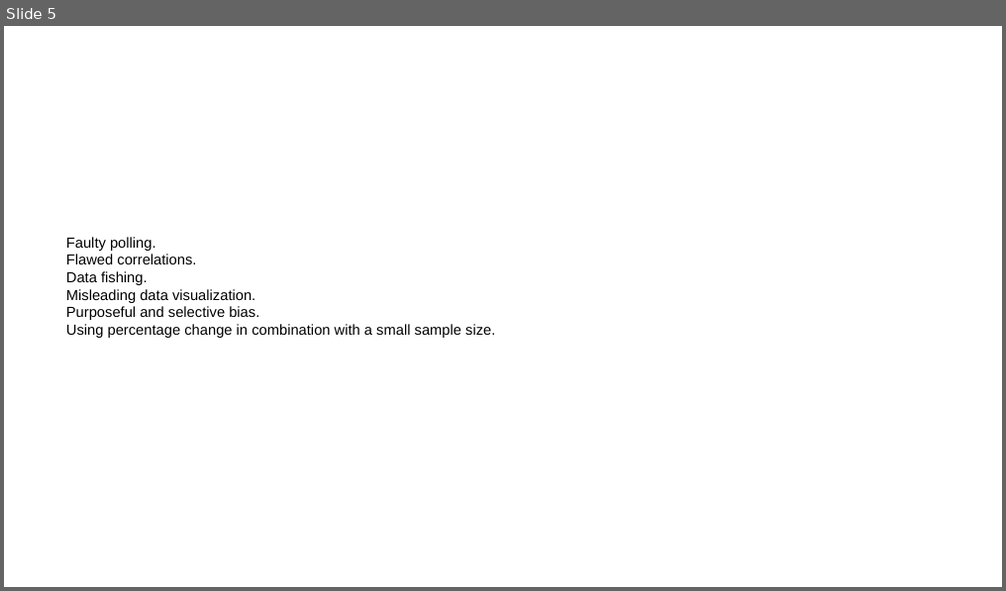
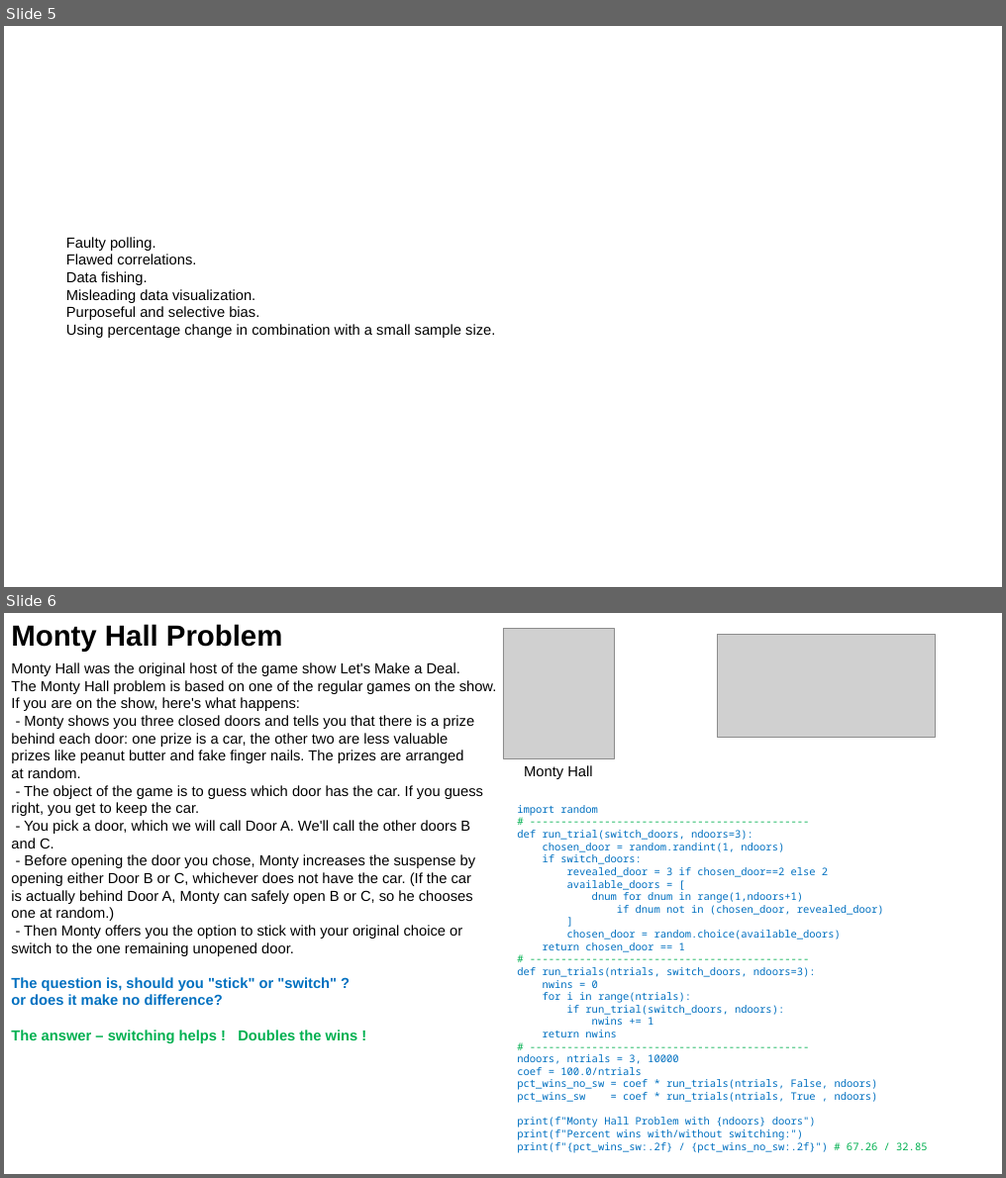
Before and after one commit to lselector/ml_ai_doc, a slide deck: statistics_15_lies_paradoxes.pptx. Shown one above the other, each under a label of ours: slide 5 before the commit, slides 5 and 6 after it. The pictures are 1006x591 and 1006x1178 pixels, drawn with LibreOffice and Linux fonts; fonts in the diff are those of the drawing; grey boxes stand for pictures. Boxes give left, top, right and bottom in pixels: in the first picture for what was removed or moved away, otherwise in the second. Text is boxed around its words. In the diff, an @@ line names an element or a change of style, - is before the commit and + after.

```diff
--- a/statistics_15_lies_paradoxes.pptx
+++ b/statistics_15_lies_paradoxes.pptx
@@ slide 6 added at box(4, 613, 1002, 1174), background #FFFFFF @@
@@ text added at box(11, 624, 283, 652), 28 pt, text #000000, bold @@
+Monty Hall Problem
@@ picture added at box(503, 628, 614, 759) @@
@@ picture added at box(718, 635, 936, 738) @@
@@ text added at box(11, 663, 497, 1044), 14 pt, text #000000 @@
+Monty Hall was the original host of the game show Let's Make a Deal.
+The Monty Hall problem is based on one of the regular games on the show.
+If you are on the show, here's what happens:
+- Monty shows you three closed doors and tells you that there is a prize
+behind each door: one prize is a car, the other two are less valuable
+prizes like peanut butter and fake finger nails. The prizes are arranged
+at random.
+- The object of the game is to guess which door has the car. If you guess
+right, you get to keep the car.
+- You pick a door, which we will call Door A. We'll call the other doors B
+and C.
+- Before opening the door you chose, Monty increases the suspense by
+opening either Door B or C, whichever does not have the car. (If the car
+is actually behind Door A, Monty can safely open B or C, so he chooses
+one at random.)
+- Then Monty offers you the option to stick with your original choice or
+switch to the one remaining unopened door.
+The question is, should you "stick" or "switch" ?
+or does it make no difference?
+The answer – switching helps ! Doubles the wins !
@@ text added at box(524, 765, 592, 779), 14 pt, text #000000 @@
+Monty Hall
@@ text added at box(517, 805, 927, 1154), 10 pt, text #0070C0 @@
+import random
+# ---------------------------------------------
+def run_trial(switch_doors, ndoors=3):
+chosen_door = random.randint(1, ndoors)
+if switch_doors:
+revealed_door = 3 if chosen_door==2 else 2
+available_doors = [
+dnum for dnum in range(1,ndoors+1)
+if dnum not in (chosen_door, revealed_door)
+]
+chosen_door = random.choice(available_doors)
+return chosen_door == 1
+# ---------------------------------------------
+def run_trials(ntrials, switch_doors, ndoors=3):
+nwins = 0
+for i in range(ntrials):
+if run_trial(switch_doors, ndoors):
+nwins += 1
+return nwins
+# ---------------------------------------------
+ndoors, ntrials = 3, 10000
+coef = 100.0/ntrials
+pct_wins_no_sw = coef * run_trials(ntrials, False, ndoors)
+pct_wins_sw = coef * run_trials(ntrials, True , ndoors)
+print(f"Monty Hall Problem with {ndoors} doors")
+print(f"Percent wins with/without switching:")
+print(f"{pct_wins_sw:.2f} / {pct_wins_no_sw:.2f}") # 67.26 / 32.85
```
